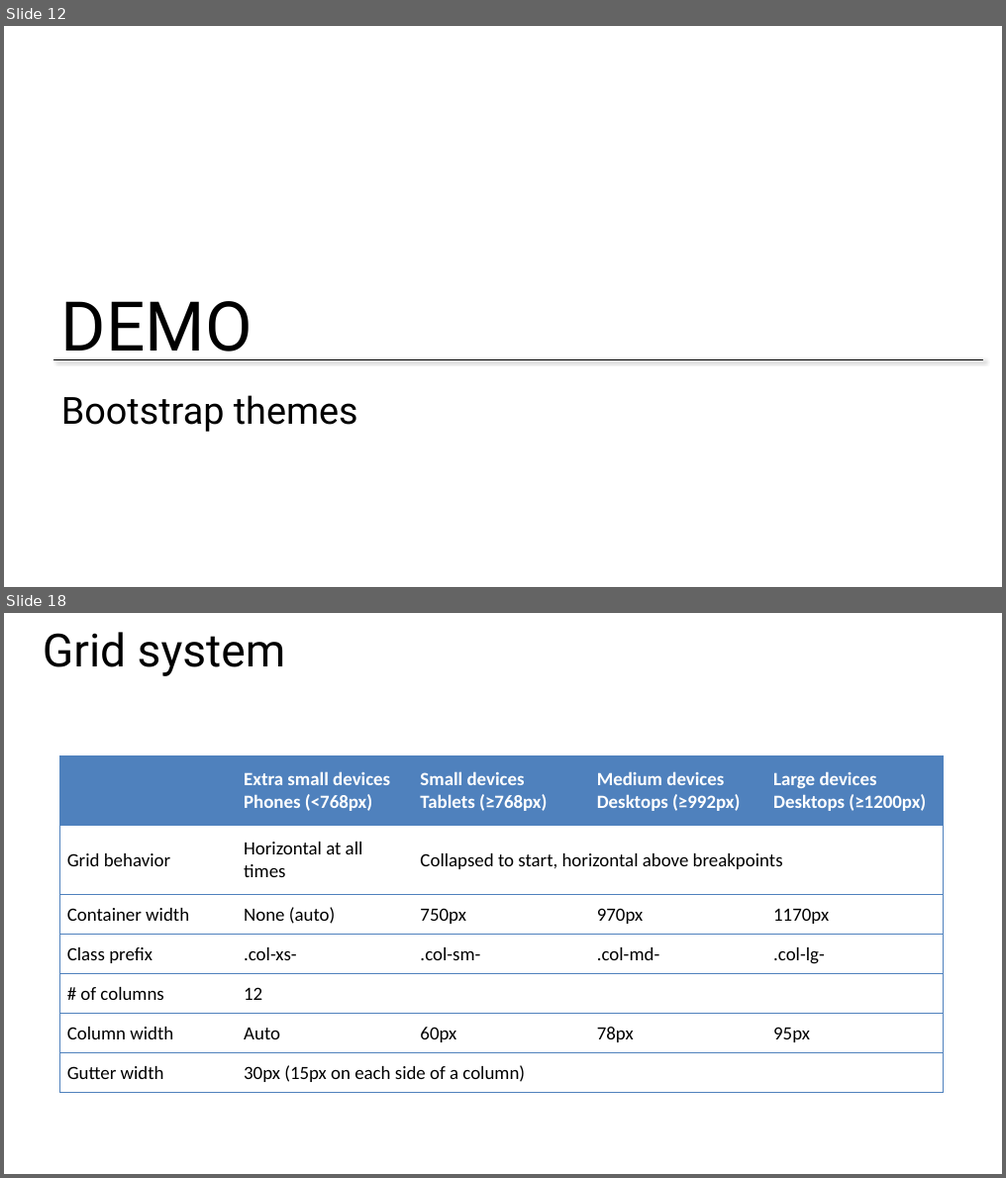
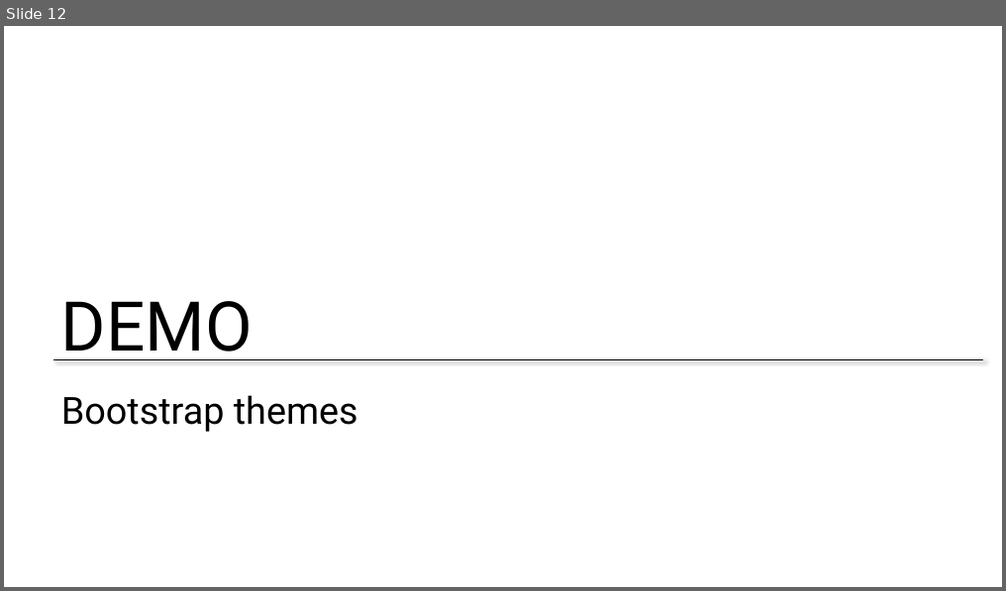
Before and after one commit to zmy/Bootstrap-edX, a slide deck: Slides/Week 1 - Part 1 - Introduction to Bootstrap.pptx. Shown one above the other, each under a label of ours: slides 12 and 18 before the commit, slide 12 after it; the slides between them are not shown. The pictures are 1006x1178 and 1006x591 pixels, drawn with LibreOffice and Linux fonts; fonts in the diff are those of the drawing; background and template pictures are left out. Boxes give left, top, right and bottom in pixels: in the first picture for what was removed or moved away, otherwise in the second. Text is boxed around its words. In the diff, an @@ line names an element or a change of style, - is before the commit and + after.

```diff
--- a/Slides/Week 1 - Part 1 - Introduction to Bootstrap.pptx
+++ b/Slides/Week 1 - Part 1 - Introduction to Bootstrap.pptx
@@ slide 18 removed at <box>4,613,1002,1174</box>, background #FFFFFF @@
@@ title removed at <box>43,632,286,676</box> @@
-Grid system
@@ table removed at <box>59,756,943,1093</box>, 7 rows, 5 columns @@
- | Extra small devices Phones (<768px) | Small devices Tablets (≥768px) | Medium devices Desktops (≥992px) | Large devices Desktops (≥1200px)
-Grid behavior | Horizontal at all times | Collapsed to start, horizontal above breakpoints |  | 
-Container width | None (auto) | 750px | 970px | 1170px
-Class prefix | .col-xs- | .col-sm- | .col-md- | .col-lg-
-# of columns | 12 |  |  | 
-Column width | Auto | 60px | 78px | 95px
-Gutter width | 30px (15px on each side of a column) |  |  | 
```
Also in this commit, not shown: 11 other slides removed, 3 other files.
